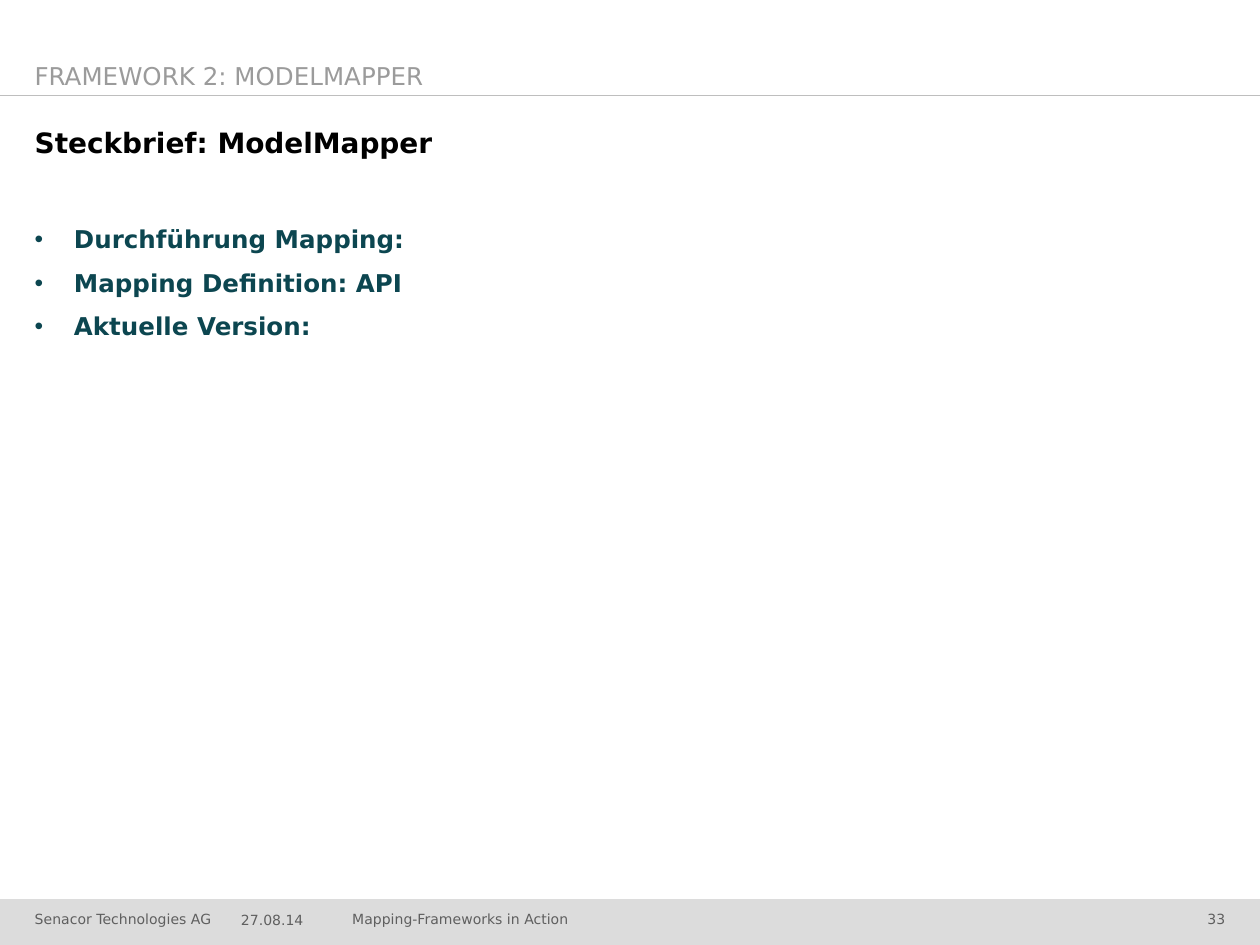
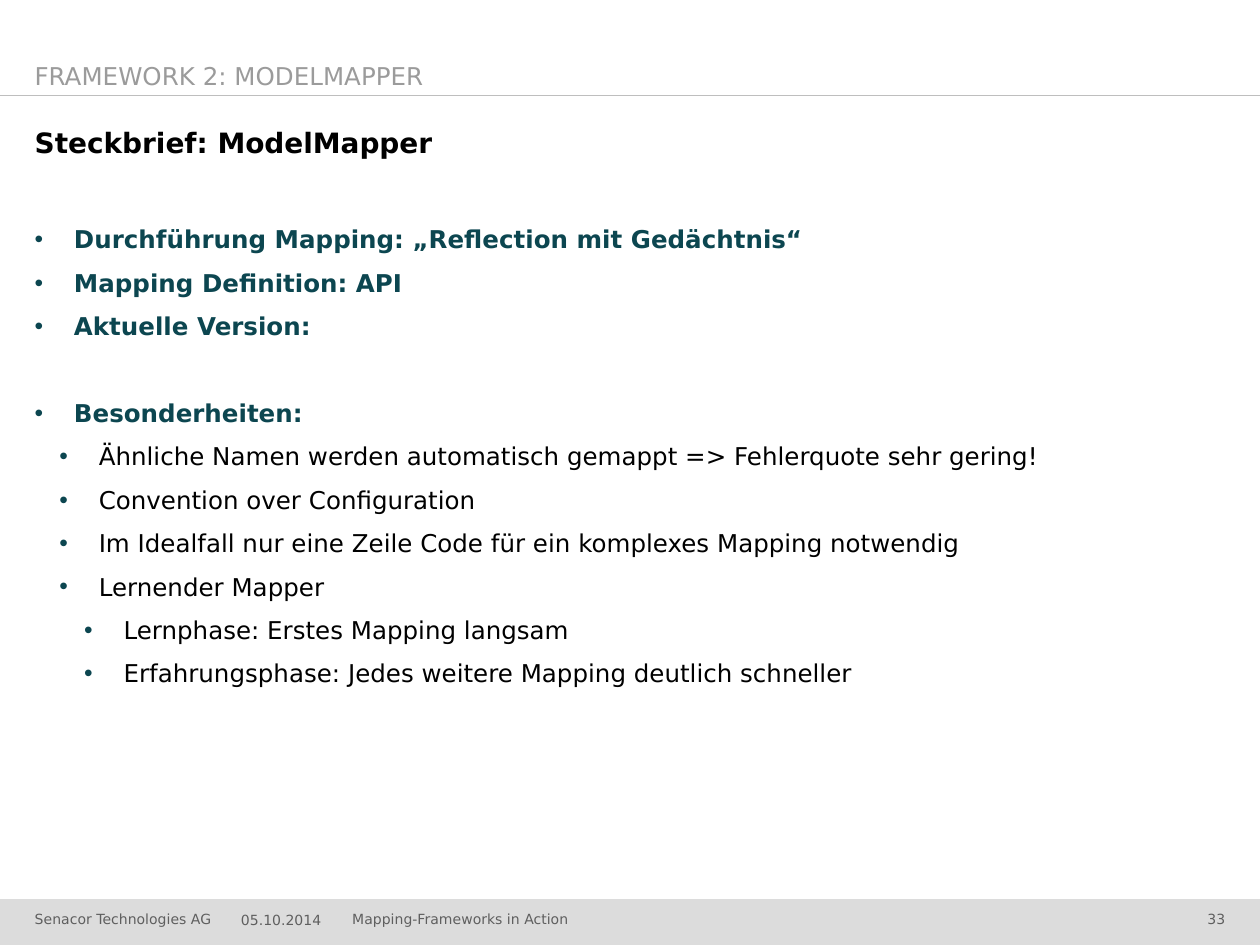
Before and after one commit to jschwalb/Mappings, a slide deck: slide 33 of presentation.pptx. Drawn at 1260x945 pixels with LibreOffice and Linux fonts; fonts in the diff are those of the drawing; background and template pictures are left out. Boxes give left, top, right and bottom in pixels: in the first picture for what was removed or moved away, otherwise in the second. Text is boxed around its words. In the diff, an @@ line names an element or a change of style, - is before the commit and + after.

Commit message:
Updates Mappings & Presentation

```diff
--- a/presentation.pptx
+++ b/presentation.pptx
@@ text at <box>74,229,802,254</box>: text changed @@
-• Durchführung Mapping:
+• Durchführung Mapping: „Reflection mit Gedächtnis“
@@ text at <box>74,403,1038,687</box>: paragraphs added @@
+• Besonderheiten:
+  • Ähnliche Namen werden automatisch gemappt => Fehlerquote sehr gering!
+  • Convention over Configuration
+  • Im Idealfall nur eine Zeile Code für ein komplexes Mapping notwendig
+  • Lernender Mapper
+    • Lernphase: Erstes Mapping langsam
+    • Erfahrungsphase: Jedes weitere Mapping deutlich schneller
@@ text at <box>241,914,321,925</box>: text changed @@
-27.08.14
+05.10.2014
```
Also in this commit, not shown: 48 other slides changed, 10 other files.
